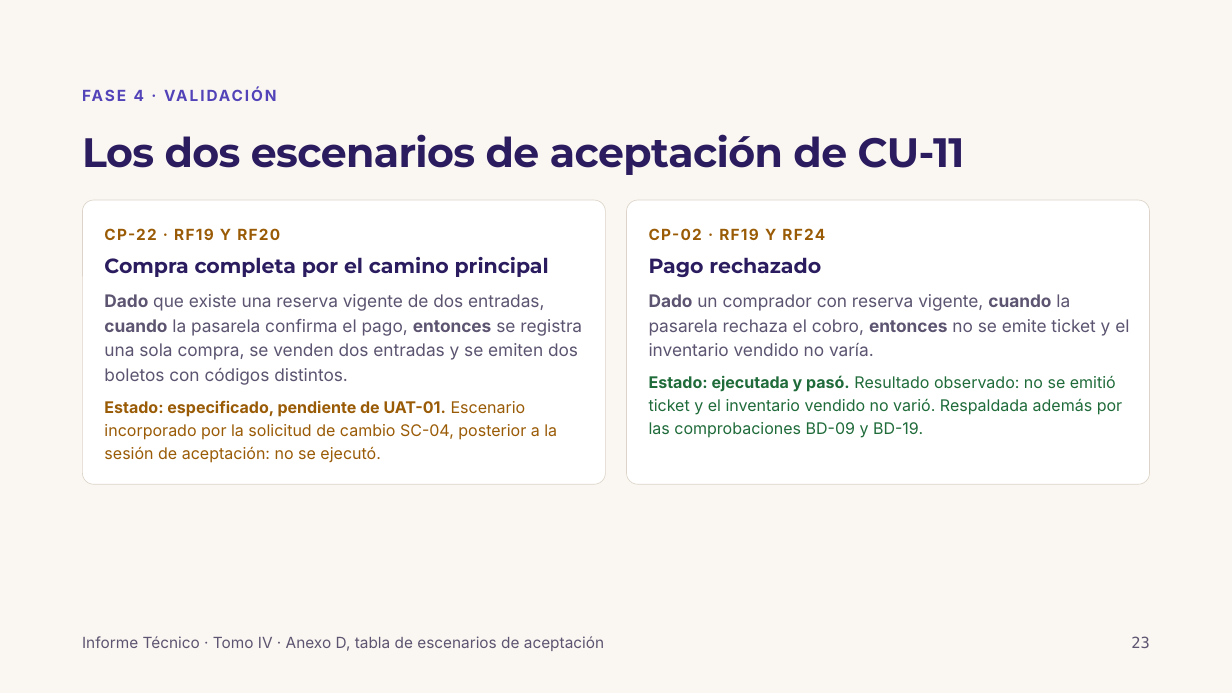
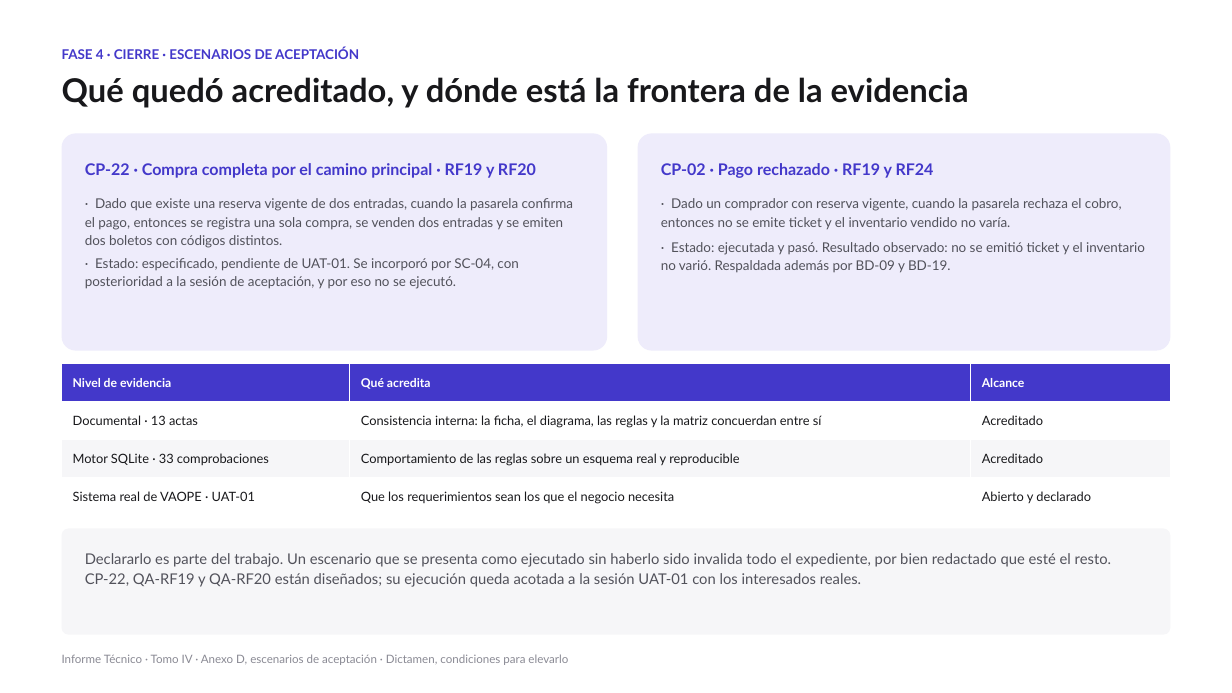
Before and after one commit to wdelgadoc/Grupo5-IR-UNFV, a slide deck: slide 23 of Presentacion_VAOPE_CU-11_Grupo_5.pptx. Drawn at 1232x693 pixels with LibreOffice and Linux fonts; fonts in the diff are those of the drawing. Boxes give left, top, right and bottom in pixels: in the first picture for what was removed or moved away, otherwise in the second. Text is boxed around its words. In the diff, an @@ line names an element or a change of style, - is before the commit and + after.

```diff
--- a/Presentacion_VAOPE_CU-11_Grupo_5.pptx
+++ b/Presentacion_VAOPE_CU-11_Grupo_5.pptx
@@ background #FAF7F2 to #FFFFFF @@
@@ text at (62,47,359,59): text changed; size 12 to 10.5 pt; font Inter to Lato; text colour #5243B8 to #4338CA @@
-FASE 4 · VALIDACIÓN
+FASE 4 · CIERRE · ESCENARIOS DE ACEPTACIÓN
@@ text added at (62,77,969,108), 25.5 pt, text #18181B, bold @@
+Qué quedó acreditado, y dónde está la frontera de la evidencia
@@ rounded rectangle added at (62,133,608,350), fill #EEECFB @@
@@ title removed at (82,134,965,175) @@
-Los dos escenarios de aceptación de CU-11
@@ rounded rectangle added at (638,133,1171,350), fill #EEECFB @@
@@ text at (85,163,536,178): text changed; size 16 to 12.5 pt; font Montserrat to Lato; text colour #2A1C5E to #4338CA @@
-Compra completa por el camino principal
+CP-22 · Compra completa por el camino principal · RF19 y RF20
@@ text at (661,163,934,178): text changed; size 12 to 12.5 pt; font Inter to Lato; text colour #9A5B06 to #4338CA @@
-CP-02 · RF19 Y RF24
+CP-02 · Pago rechazado · RF19 y RF24
@@ rounded rectangle removed at (82,201,605,485) @@
@@ text at (85,198,573,248): text changed; size 13.5 to 10.5 pt; font Inter to Lato; text colour #5C5470 to #52525B @@
-Dado que existe una reserva vigente de dos entradas, cuando la pasarela confirma el pago, entonces se registra una sola compra, se venden dos entradas y se emiten dos boletos con códigos distintos.
+· Dado que existe una reserva vigente de dos entradas, cuando la pasarela confirma el pago, entonces se registra una sola compra, se venden dos entradas y se emiten dos boletos con códigos distintos.
@@ rounded rectangle removed at (627,201,1150,485) @@
@@ text at (661,198,1122,229): text changed; size 13.5 to 10.5 pt; font Inter to Lato; text colour #5C5470 to #52525B @@
-Dado un comprador con reserva vigente, cuando la pasarela rechaza el cobro, entonces no se emite ticket y el inventario vendido no varía.
+· Dado un comprador con reserva vigente, cuando la pasarela rechaza el cobro, entonces no se emite ticket y el inventario vendido no varía.
@@ text removed at (104,228,280,240) @@
-CP-22 · RF19 Y RF20
@@ text at (85,258,518,289): text changed; size 12.5 to 10.5 pt; font Inter to Lato; text colour #9A5B06 to #52525B @@
-Estado: especificado, pendiente de UAT-01. Escenario incorporado por la solicitud de cambio SC-04, posterior a la sesión de aceptación: no se ejecutó.
+· Estado: especificado, pendiente de UAT-01. Se incorporó por SC-04, con posterioridad a la sesión de aceptación, y por eso no se ejecutó.
@@ text removed at (649,257,821,277) @@
-Pago rechazado
@@ text at (661,242,1145,273): text changed; size 12.5 to 10.5 pt; font Inter to Lato; text colour #1F6B3A to #52525B @@
-Estado: ejecutada y pasó. Resultado observado: no se emitió ticket y el inventario vendido no varió. Respaldada además por las comprobaciones BD-09 y BD-19.
+· Estado: ejecutada y pasó. Resultado observado: no se emitió ticket y el inventario no varió. Respaldada además por BD-09 y BD-19.
@@ table added at (62,364,1171,516), 4 rows, 3 columns @@
+Nivel de evidencia | Qué acredita | Alcance
+Documental · 13 actas | Consistencia interna: la ficha, el diagrama, las reglas y la matriz concuerdan entre sí | Acreditado
+Motor SQLite · 33 comprobaciones | Comportamiento de las reglas sobre un esquema real y reproducible | Acreditado
+Sistema real de VAOPE · UAT-01 | Que los requerimientos sean los que el negocio necesita | Abierto y declarado
@@ rounded rectangle added at (62,529,1171,635), fill #F6F6F8 @@
@@ text added at (85,553,1111,587), 11.5 pt, text #52525B @@
+Declararlo es parte del trabajo. Un escenario que se presenta como ejecutado sin haberlo sido invalida todo el expediente, por bien redactado que esté el resto. CP-22, QA-RF19 y QA-RF20 están diseñados; su ejecución queda acotada a la sesión UAT-01 con los interesados reales.
@@ text at (62,654,568,665): text changed; size 12 to 9 pt; font Inter to Lato; text colour #5C5470 to #8A8A94 @@
-Informe Técnico · Tomo IV · Anexo D, tabla de escenarios de aceptación
+Informe Técnico · Tomo IV · Anexo D, escenarios de aceptación · Dictamen, condiciones para elevarlo
@@ text removed at (1131,636,1149,648) @@
-23
```
Also in this commit, not shown: 17 other slides changed, 12 slides added, 13 slides removed.
